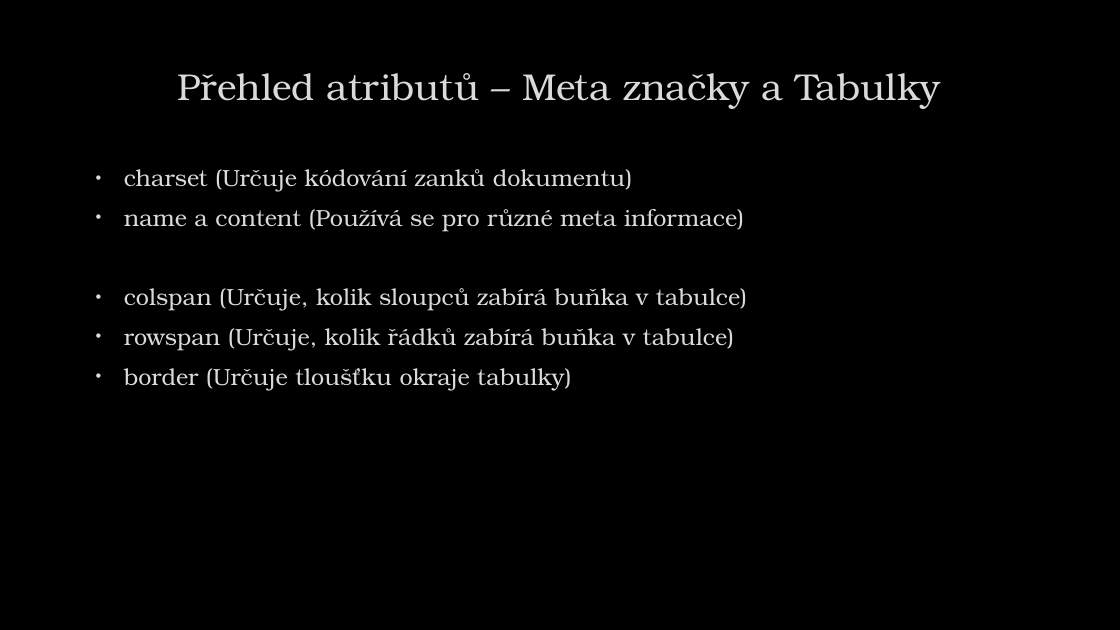
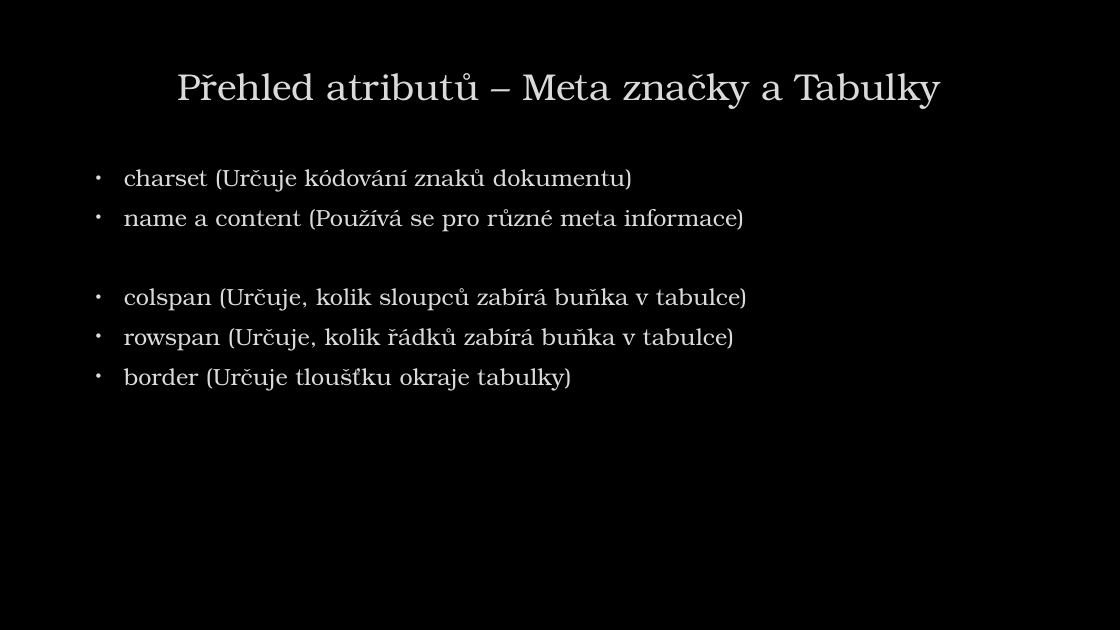
Before and after one commit to Meetsys128/kulisarnaUltra, a slide deck: slide 11 of HTML&JS&CSS_SEIDEL_GRAF.pptx. Drawn at 1120x630 pixels with LibreOffice and Linux fonts; fonts in the diff are those of the drawing; background and template pictures are left out. Boxes give left, top, right and bottom in pixels: in the first picture for what was removed or moved away, otherwise in the second. Text is boxed around its words. In the diff, an @@ line names an element or a change of style, - is before the commit and + after.

```diff
--- a/HTML&JS&CSS_SEIDEL_GRAF.pptx
+++ b/HTML&JS&CSS_SEIDEL_GRAF.pptx
@@ text at box(124, 169, 632, 192): text changed @@
-• charset (Určuje kódování zanků dokumentu)
+• charset (Určuje kódování znaků dokumentu)
```
Also in this commit, not shown: 4 other slides changed.
